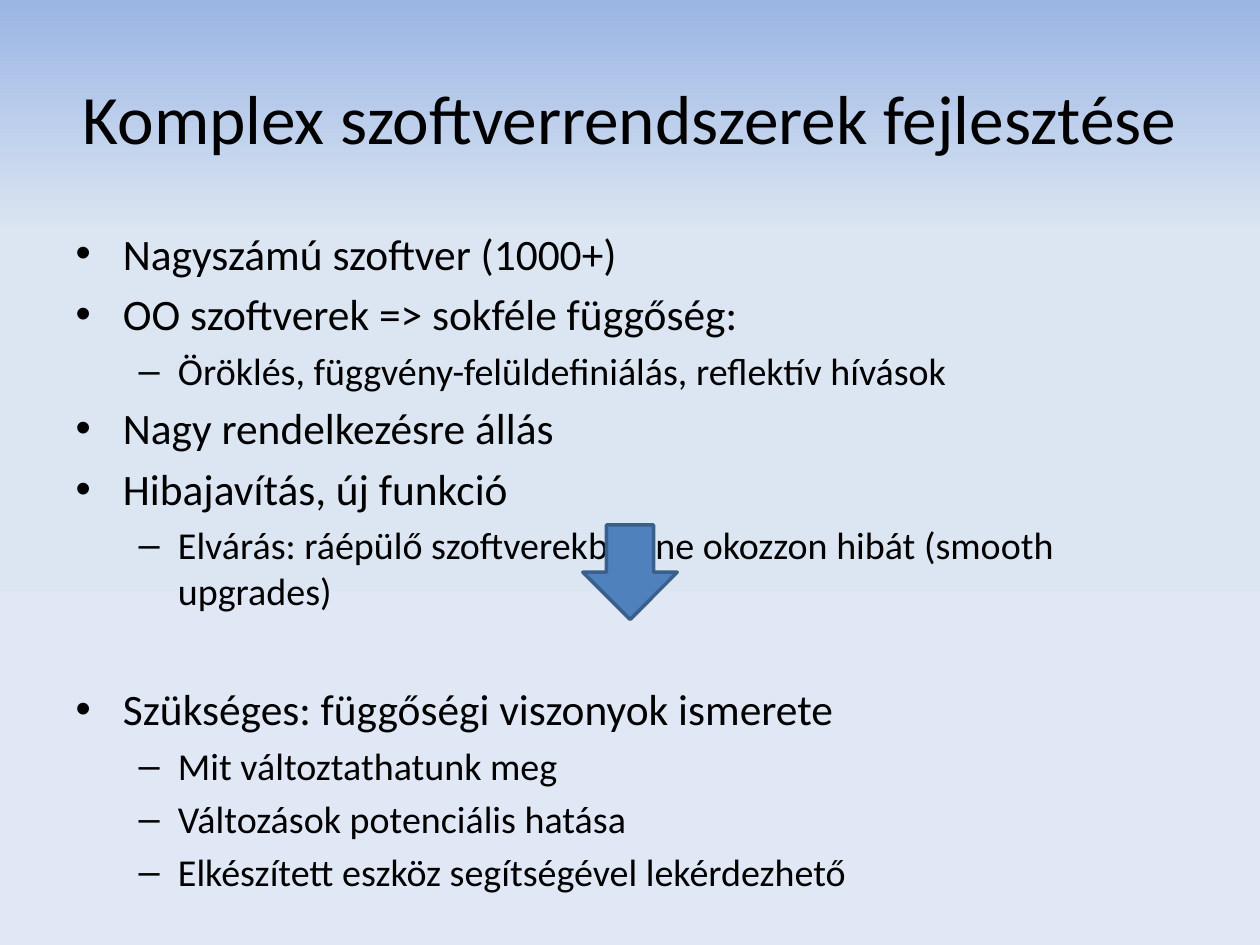
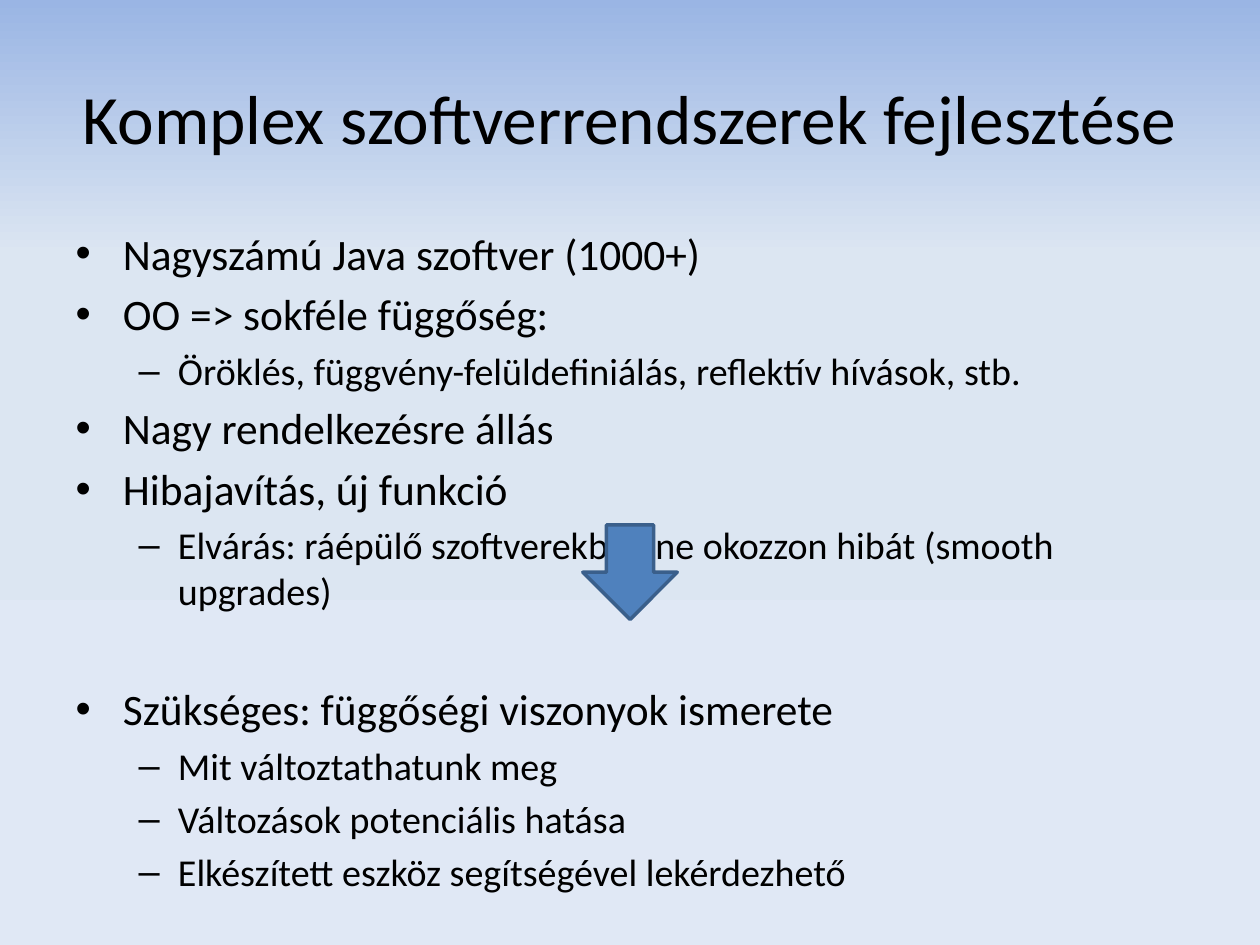
Before and after one commit to donat/incquery-deps, a slide deck: slide 4 of incquery-deps-documentation/presentation/tdk_pres_hu_v2.pptx. Drawn at 1260x945 pixels with LibreOffice and Linux fonts; fonts in the diff are those of the drawing. Boxes give left, top, right and bottom in pixels: in the first picture for what was removed or moved away, otherwise in the second. Text is boxed around its words. In the diff, an @@ line names an element or a change of style, - is before the commit and + after.

```diff
--- a/incquery-deps-documentation/presentation/tdk_pres_hu_v2.pptx
+++ b/incquery-deps-documentation/presentation/tdk_pres_hu_v2.pptx
@@ text at (123,238,1021,392): text changed; size 24.8 to 21.7 pt @@
-• Nagyszámú szoftver (1000+)
-• OO szoftverek => sokféle függőség:
-  – Öröklés, függvény-felüldefiniálás, reflektív hívások
+• Nagyszámú Java szoftver (1000+)
+• OO => sokféle függőség:
+  – Öröklés, függvény-felüldefiniálás, reflektív hívások, stb.
```
Also in this commit, not shown: 9 other slides changed.
